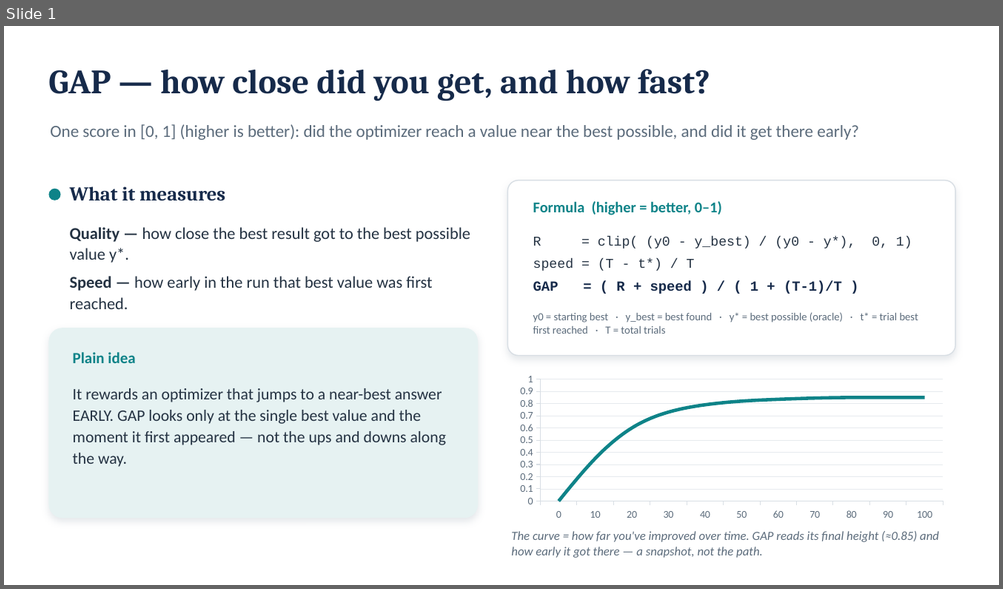
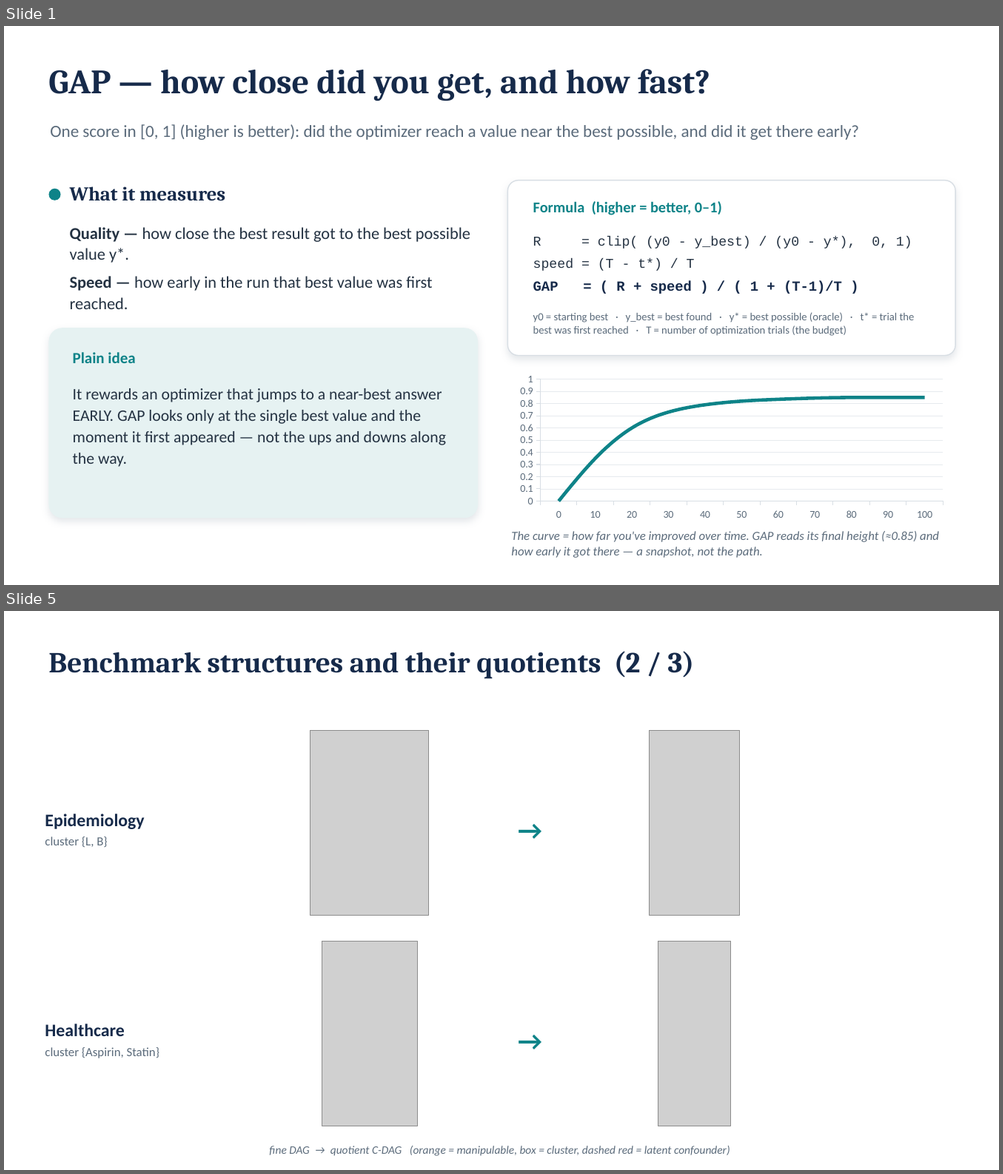
Before and after one commit to fmfsa/ccbo, a slide deck: slides/GAP_PA-GAP_explainer.pptx. Shown one above the other, each under a label of ours: slide 1 before the commit, slides 1 and 5 after it; the slides between them are not shown. The pictures are 1003x589 and 1003x1174 pixels, drawn with LibreOffice and Linux fonts; fonts in the diff are those of the drawing; grey boxes stand for pictures. Boxes give left, top, right and bottom in pixels: in the first picture for what was removed or moved away, otherwise in the second. Text is boxed around its words. In the diff, an @@ line names an element or a change of style, - is before the commit and + after.

```diff
--- a/slides/GAP_PA-GAP_explainer.pptx
+++ b/slides/GAP_PA-GAP_explainer.pptx
@@ slide 5 added at (x1=4, y1=611, x2=999, y2=1170), background #FFFFFF @@
@@ text added at (x1=48, y1=651, x2=694, y2=679), 28 pt, text #162A4A, bold @@
+Benchmark structures and their quotients (2 / 3)
@@ picture added at (x1=310, y1=730, x2=430, y2=915) @@
@@ text added at (x1=504, y1=723, x2=556, y2=934), 26 pt, text #0E8388, bold @@
+→
@@ picture added at (x1=649, y1=730, x2=740, y2=915) @@
@@ text added at (x1=45, y1=814, x2=144, y2=848), 17 pt, text #162A4A, bold @@
+Epidemiology
+cluster {L, B}
@@ picture added at (x1=322, y1=941, x2=418, y2=1126) @@
@@ text added at (x1=504, y1=934, x2=556, y2=1145), 26 pt, text #0E8388, bold @@
+→
@@ picture added at (x1=657, y1=941, x2=731, y2=1126) @@
@@ text added at (x1=45, y1=1024, x2=159, y2=1059), 12 pt, text #5B6B7B @@
+Healthcare
+cluster {Aspirin, Statin}
@@ text added at (x1=269, y1=1146, x2=730, y2=1156), 11 pt, text #5B6B7B, italic @@
+fine DAG → quotient C-DAG (orange = manipulable, box = cluster, dashed red = latent confounder)
@@ slide 1 changed as well @@
@@ text at (x1=533, y1=312, x2=914, y2=336): text changed @@
-y0 = starting best · y_best = best found · y* = best possible (oracle) · t* = trial best first reached · T = total trials
+y0 = starting best · y_best = best found · y* = best possible (oracle) · t* = trial the best was first reached · T = number of optimization trials (the budget)
```
Also in this commit, not shown: 1 other slide changed, 3 other slides added, 16 other files.
